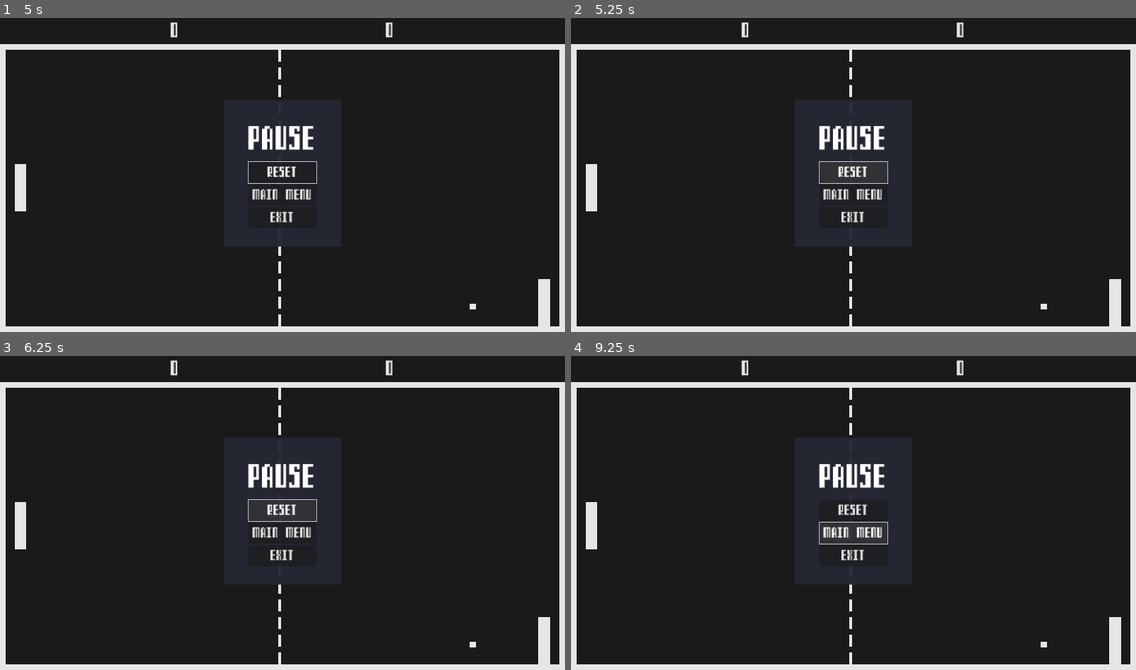
Above: before the commit, frames 1-4 (two rows, left to right).
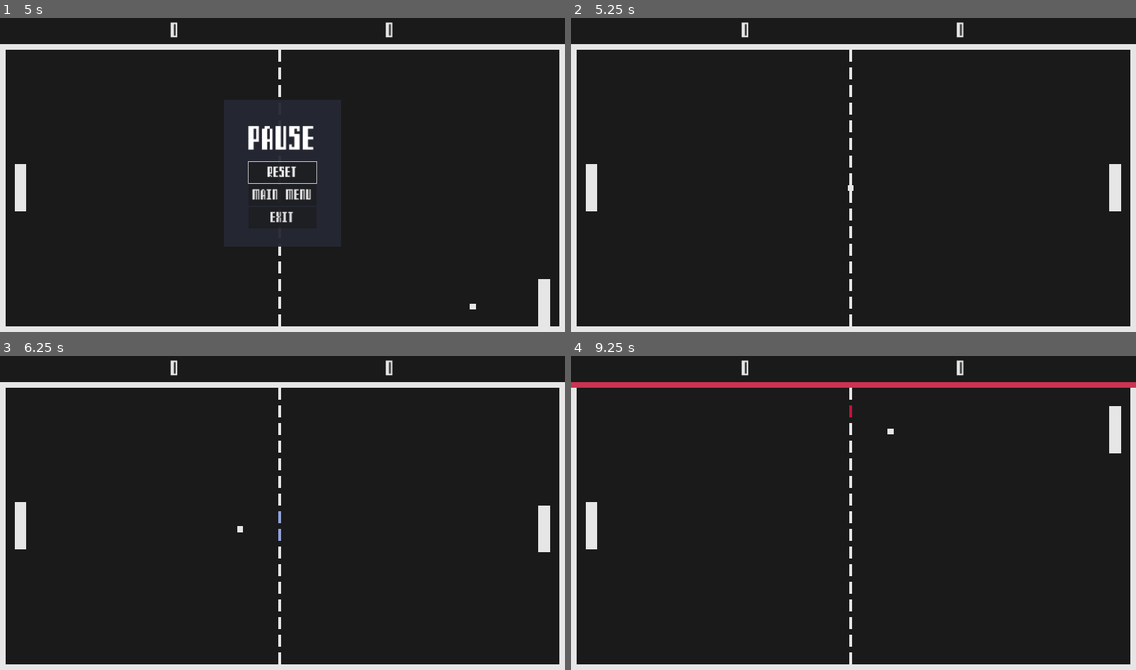
Above: after the commit, the same moments.

Repository: phss/godot-pong
Game: Godot game, scene res://src/main.tscn
The game is run twice, just before and just after one commit, with the same random seed, the same clock (stepped at 60 frames per second) and the same inputs.
Inputs (mouse positions are in pixels of both pictures, inside the frame that each line leads up to):
- Up to frame 1 (5 s): click "Start" at 0.5 s; tap Enter at 1.25 s; tap Space at 3.5 s; tap Escape (pause) at 4.9 s
- Up to frame 2 (5.25 s): click "Reset" at 5 s
- Up to frame 3 (6.25 s): no input
- Up to frame 4 (9.25 s): click (853, 531) at 6.5 s, where only the run before the commit has a clickable "Main menu"

Frame 1 is identical in both runs. In frame 2, 2.7% of the frame differs, in the area x 43-98%, y 26-99%; in frame 3, 2.7%; in frame 4, 4.4%, in the area x 0-100%, y 8-99%.

Commit message:
Implement all options on menu system

Diff:
--- a/src/game/ui/pause_menu.gd
+++ b/src/game/ui/pause_menu.gd
@@ -16,3 +16,17 @@
 			unpaused.emit()
 		else:
 			paused.emit()
+
+
+func _on_reset_pressed():
+	unpaused.emit()
+	Main.start_game()
+
+
+func _on_main_menu_pressed():
+	unpaused.emit()
+	Main.main_menu()
+
+
+func _on_exit_pressed():
+	get_tree().quit()
--- a/src/game/ui/pause_menu.tscn
+++ b/src/game/ui/pause_menu.tscn
@@ -58,3 +58,6 @@
 text = "Exit"
 
 [connection signal="visibility_changed" from="." to="." method="_on_visibility_changed"]
+[connection signal="pressed" from="Menu/Reset" to="." method="_on_reset_pressed"]
+[connection signal="pressed" from="Menu/MainMenu" to="." method="_on_main_menu_pressed"]
+[connection signal="pressed" from="Menu/Exit" to="." method="_on_exit_pressed"]
--- a/src/main.gd
+++ b/src/main.gd
@@ -6,8 +6,12 @@
 
 
 func _ready():
-	get_tree().change_scene_to_packed(title)
+	main_menu()
 
 
 func start_game():
 	get_tree().change_scene_to_packed(game)
+
+
+func main_menu():
+	get_tree().change_scene_to_packed(title)
